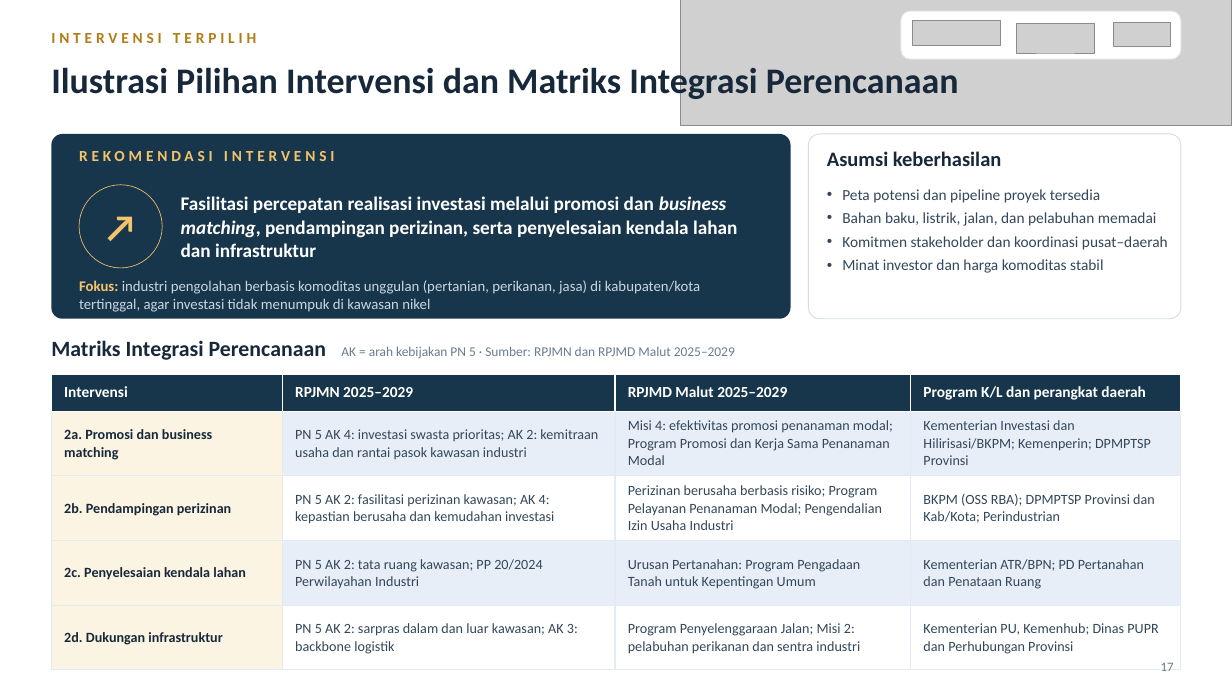
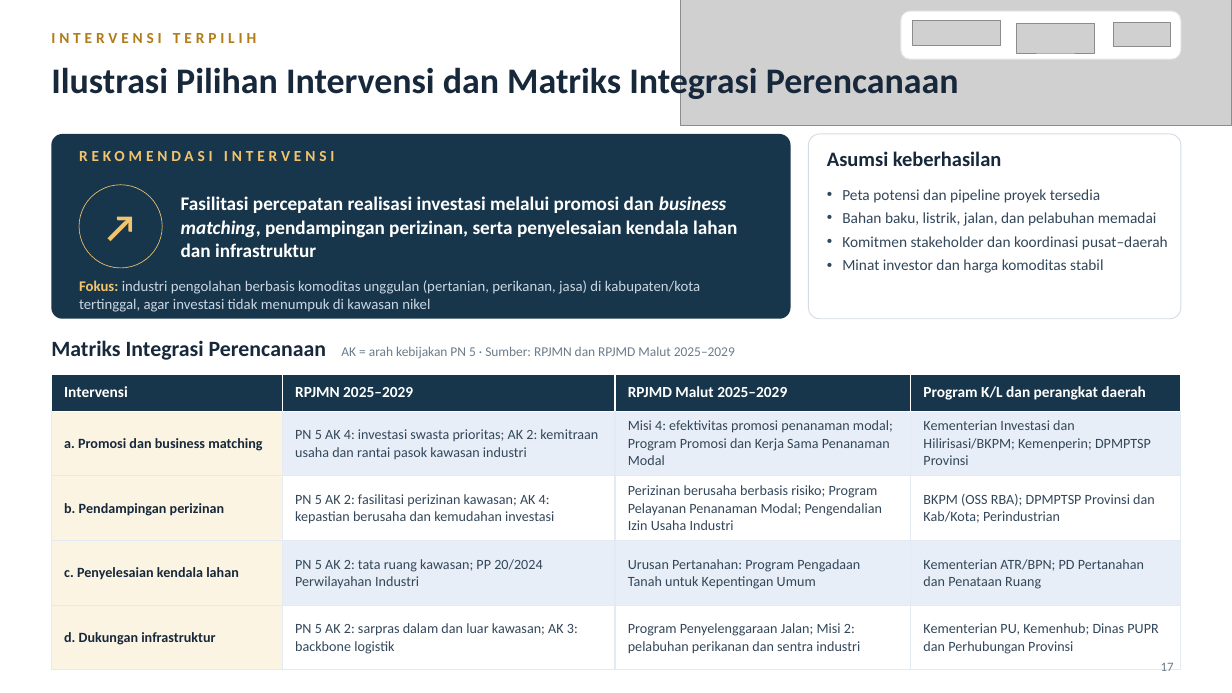
Before and after one commit to mhmmdzdn/disparitas-ekonomi-maluku-utara, a slide deck: slide 17 of Disparitas_Ekonomi_Maluku_Utara.pptx. Drawn at 1232x693 pixels with LibreOffice and Linux fonts; fonts in the diff are those of the drawing; grey boxes stand for pictures. Boxes give left, top, right and bottom in pixels: in the first picture for what was removed or moved away, otherwise in the second. Text is boxed around its words. In the diff, an @@ line names an element or a change of style, - is before the commit and + after.

Commit message:
Update penomoran sub-intervensi pada matriks integrasi dan sinkronisasi presentasi PPTX

```diff
--- a/Disparitas_Ekonomi_Maluku_Utara.pptx
+++ b/Disparitas_Ekonomi_Maluku_Utara.pptx
@@ table at (x1=52, y1=374, x2=1181, y2=658) @@
-row 2, column 1: 2a. Promosi dan business matching
+row 2, column 1: a. Promosi dan business matching
-row 3, column 1: 2b. Pendampingan perizinan
+row 3, column 1: b. Pendampingan perizinan
-row 4, column 1: 2c. Penyelesaian kendala lahan
+row 4, column 1: c. Penyelesaian kendala lahan
-row 5, column 1: 2d. Dukungan infrastruktur
+row 5, column 1: d. Dukungan infrastruktur
```
Also in this commit, not shown: 1 other file.
